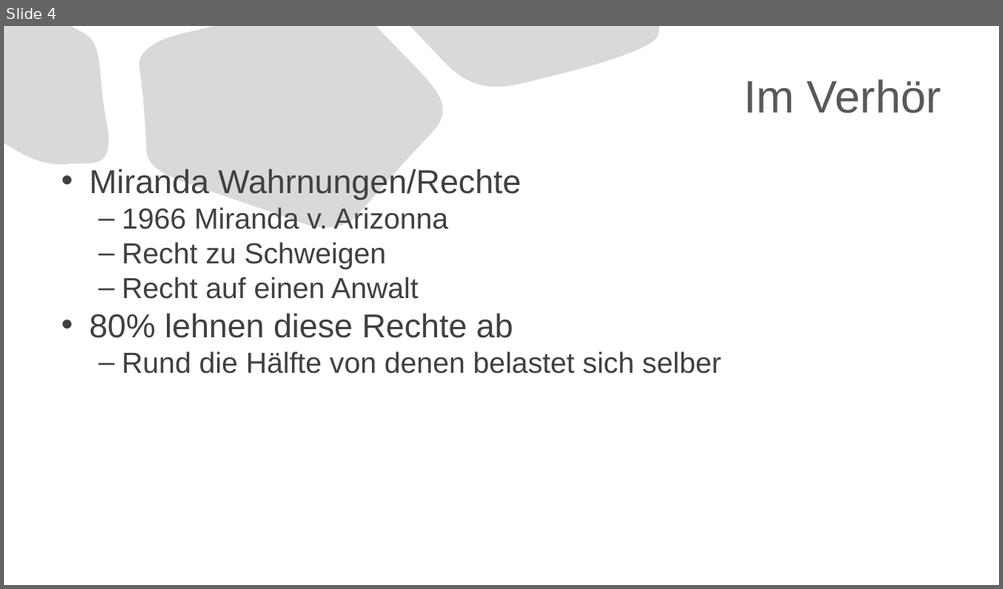
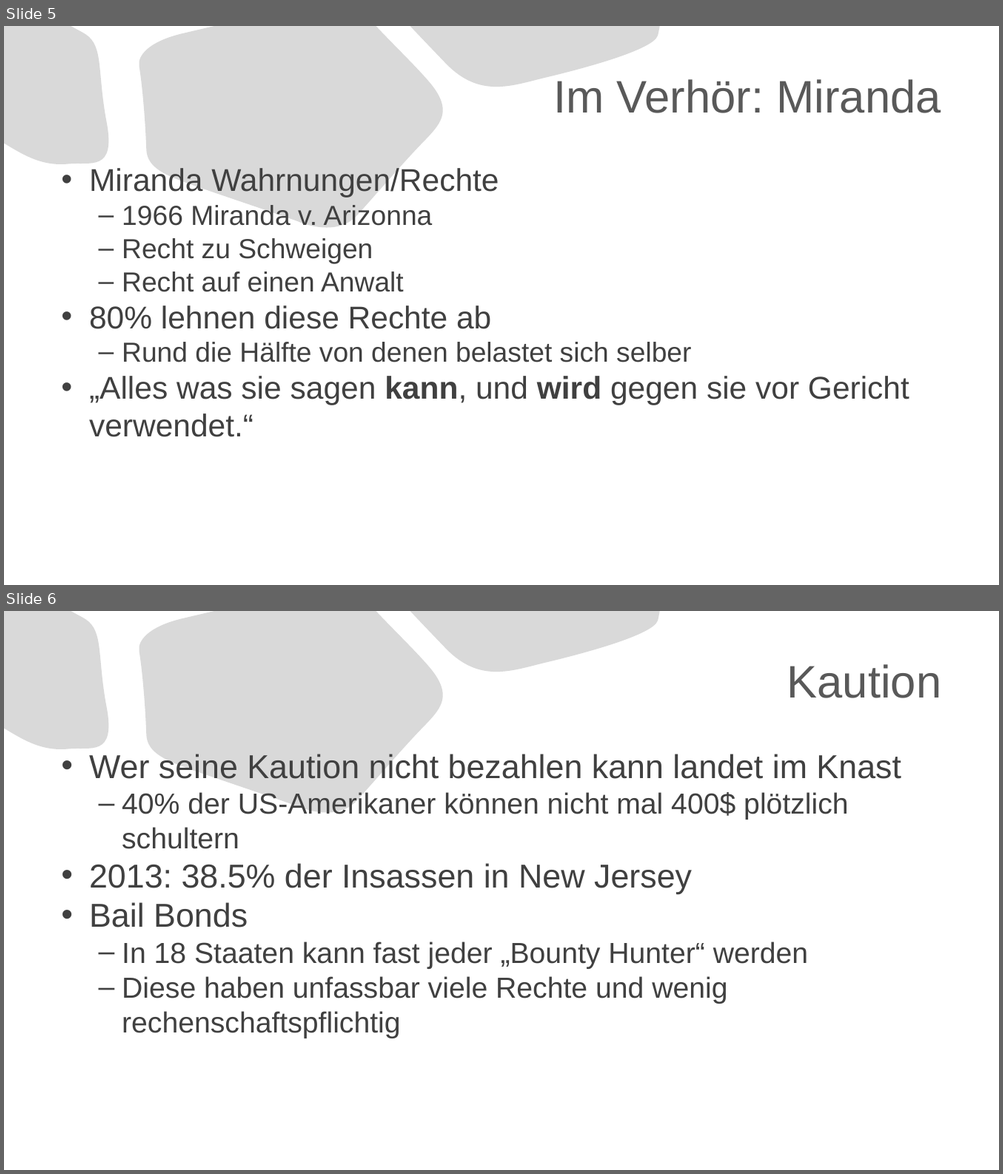
Before and after one commit to MAA28/Abi, a slide deck: Seminarfach/Präsentation.pptx. Shown one above the other, each under a label of ours: slide 4 before the commit, slides 5 and 6 after it. The pictures are 1003x589 and 1003x1174 pixels, drawn with LibreOffice and Linux fonts; fonts in the diff are those of the drawing. Boxes give left, top, right and bottom in pixels: in the first picture for what was removed or moved away, otherwise in the second. Text is boxed around its words. In the diff, an @@ line names an element or a change of style, - is before the commit and + after.

```diff
--- a/Seminarfach/Präsentation.pptx
+++ b/Seminarfach/Präsentation.pptx
@@ slide 6 added at <box>4,611,999,1170</box>, background #FFFFFF; not listed: 3 template elements that a slide beside it also shows @@
@@ title added at <box>787,664,942,698</box>, 44 pt, text #595959 @@
+Kaution
@@ text added at <box>89,754,901,1039</box>, 28 pt, text #404040 @@
+• Wer seine Kaution nicht bezahlen kann landet im Knast
+  – 40% der US-Amerikaner können nicht mal 400$ plötzlich schultern
+• 2013: 38.5% der Insassen in New Jersey
+• Bail Bonds
+  – In 18 Staaten kann fast jeder „Bounty Hunter“ werden
+  – Diese haben unfassbar viele Rechte und wenig rechenschaftspflichtig
@@ what was slide 4 is now slide 5 @@
@@ slide 5 changed as well @@
@@ title at <box>553,79,940,113</box>: text changed @@
-Im Verhör
+Im Verhör: Miranda
@@ text at <box>89,168,691,363</box>: size 32 to 30.4 pt in "Miranda Wahrnungen/Rechte", "80% lehnen diese Rechte ab"; size 28 to 26.6 pt in "1966 Miranda v. Arizonna", "Recht zu Schweigen", "Recht auf einen Anwalt", "Rund die Hälfte von denen belastet sich ..." @@
@@ text at <box>89,376,909,437</box>: paragraph added @@
+• „Alles was sie sagen kann, und wird gegen sie vor Gericht verwendet.“
```
Also in this commit, not shown: 3 other slides changed, 4 other slides added.
